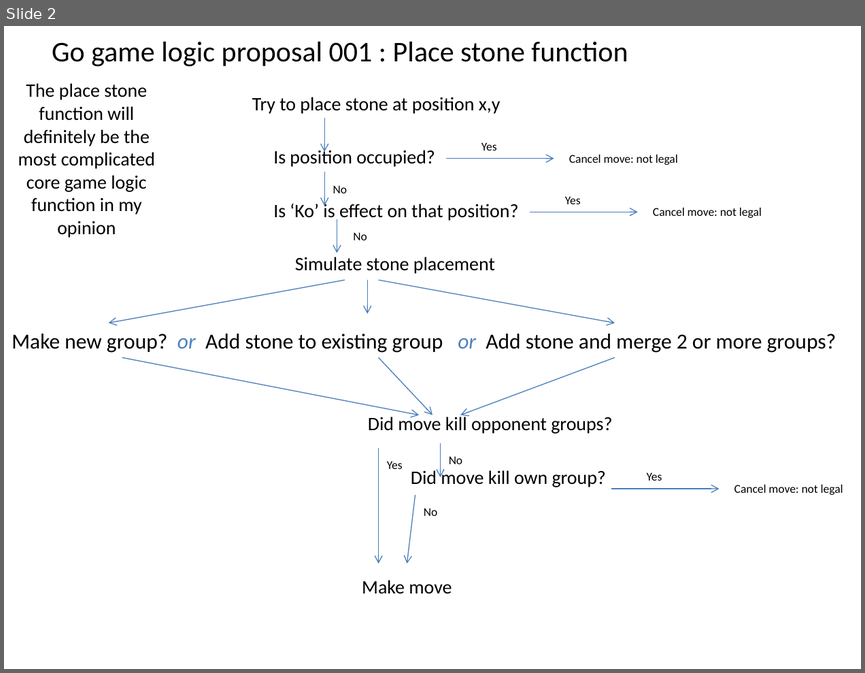
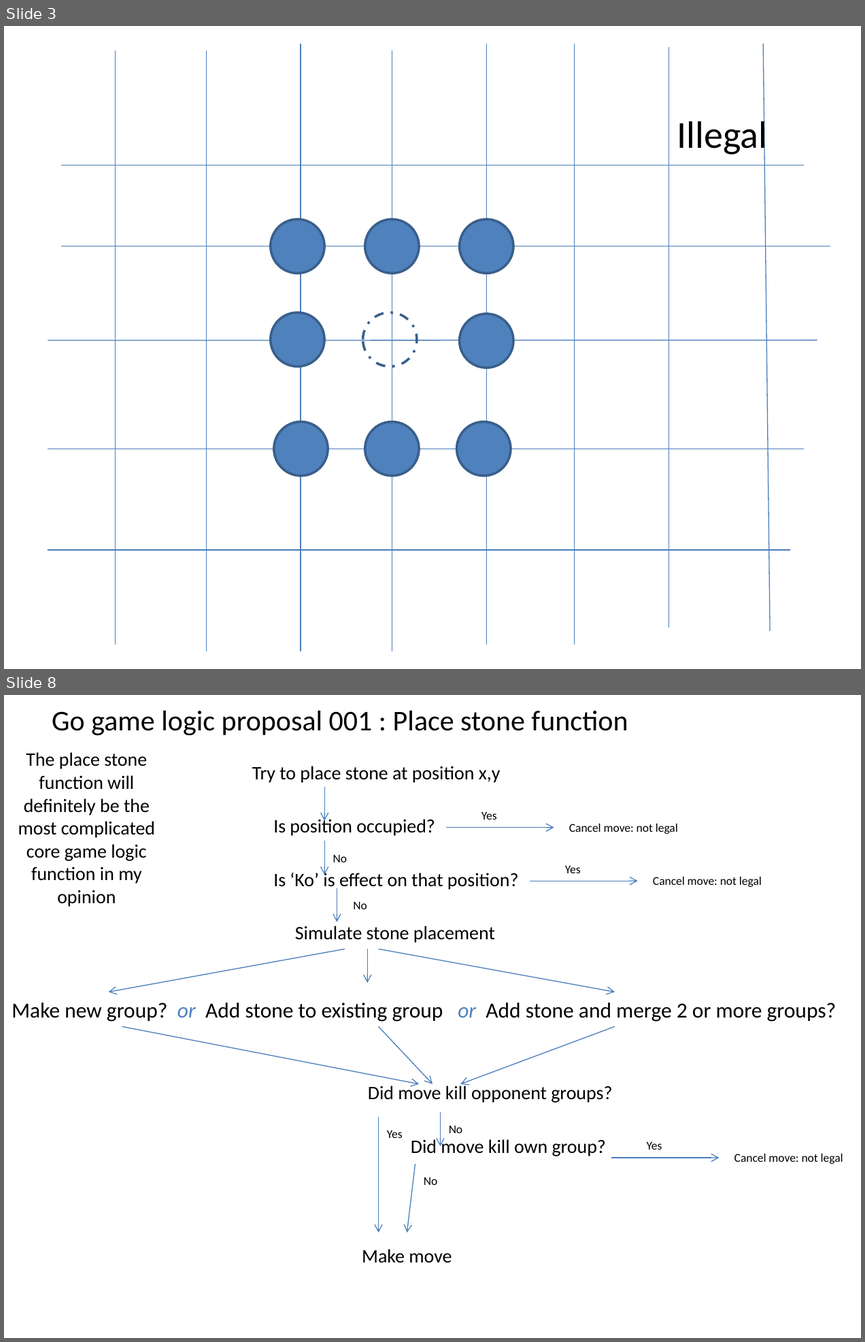
Before and after one commit to jimbobsweeney/Go, a slide deck: DOCUMENTATION/Game_Logic_Proposal 001.pptx. Shown one above the other, each under a label of ours: slide 2 before the commit, slides 3 and 8 after it; the slides between them are not shown. The pictures are 865x673 and 865x1342 pixels, drawn with LibreOffice and Linux fonts; fonts in the diff are those of the drawing. Boxes give left, top, right and bottom in pixels: in the first picture for what was removed or moved away, otherwise in the second. Text is boxed around its words. In the diff, an @@ line names an element or a change of style, - is before the commit and + after.

```diff
--- a/DOCUMENTATION/Game_Logic_Proposal 001.pptx
+++ b/DOCUMENTATION/Game_Logic_Proposal 001.pptx
@@ slide 3 added at (4,26,861,669), background #FFFFFF @@
@@ line added from (300, 44) to (300, 651), #4B7EBC 0.75 pt @@
@@ line added from (486, 44) to (486, 643), #4B7EBC 0.75 pt @@
@@ line added from (574, 44) to (574, 643), #4B7EBC 0.75 pt @@
@@ line added from (763, 44) to (770, 631), #4B7EBC 0.75 pt @@
@@ line added from (116, 51) to (116, 643), #4B7EBC 0.75 pt @@
@@ line added from (206, 51) to (206, 651), #4B7EBC 0.75 pt @@
@@ line added from (392, 51) to (392, 651), #4B7EBC 0.75 pt @@
@@ line added from (669, 48) to (669, 628), #4B7EBC 0.75 pt @@
@@ text added at (677,116,768,157), 32 pt, text #000000 @@
+Illegal
@@ line added from (61, 165) to (804, 165), #4B7EBC 0.75 pt @@
@@ ellipse added at (271,219,324,273), fill #4F81BD, outline #3A5F8C 2 pt @@
@@ ellipse added at (364,219,419,273), fill #4F81BD, outline #3A5F8C 2 pt @@
@@ ellipse added at (459,219,513,273), fill #4F81BD, outline #3A5F8C 2 pt @@
@@ line added from (61, 246) to (831, 246), #4B7EBC 0.75 pt @@
@@ ellipse added at (271,312,324,366), fill #4F81BD, outline #3A5F8C 2 pt @@
@@ ellipse added at (363,312,417,366), outline #3A5F8C 2 pt dashed @@
@@ ellipse added at (459,314,513,368), fill #4F81BD, outline #3A5F8C 2 pt @@
@@ line added from (48, 340) to (817, 339), #4B7EBC 0.75 pt @@
@@ ellipse added at (274,422,328,476), fill #4F81BD, outline #3A5F8C 2 pt @@
@@ ellipse added at (364,422,419,476), fill #4F81BD, outline #3A5F8C 2 pt @@
@@ ellipse added at (456,422,511,476), fill #4F81BD, outline #3A5F8C 2 pt @@
@@ line added from (48, 448) to (804, 448), #4B7EBC 0.75 pt @@
@@ line added from (48, 550) to (789, 550), #4B7EBC 0.75 pt @@
@@ what was slide 2 is now slide 8 @@
```
Also in this commit, not shown: 2 slides changed, 5 other slides added.
